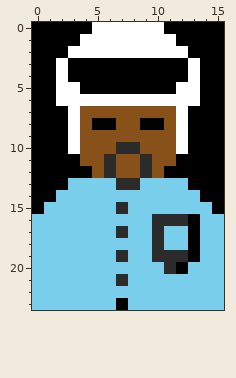
Pixel-art sprite: gfx/sprites_16x24._vp4.png. That is the earlier state.
The file is 16x24 pixels.
The result:
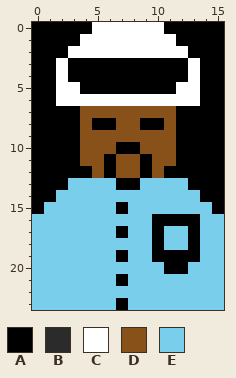
Palette (. is transparent): A #000000  B #2b2b2b  C #ffffff  D #89511a  E #79ceec
Difference:
Colour A replaces colour B in row 10 at x 7 to 8; in rows 11 to 12 at x 6 and 9; in row 13 at x 7 to 8; in row 15 at x 7; in row 16 at x 10 to 12; in row 17 at x 7 and 10.
Colour A replaces colour B in row 18 at x 10; in row 19 at x 7 and 10 to 12; in row 20 at x 11; in row 21 at x 7.
Colour A replaces colour C in rows 7 to 10 at x 3 and 12.
Where, in picture pixels (left, top, right, bottom), the same in both pictures:
changed: (68, 106, 188, 286)
